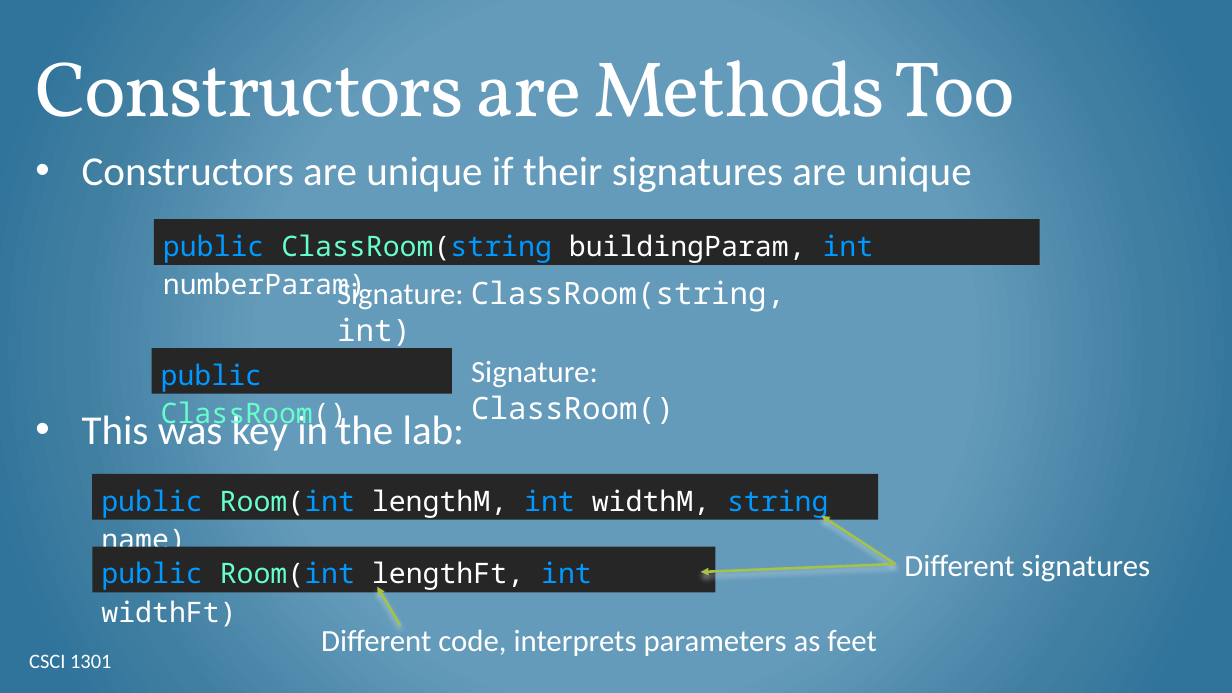
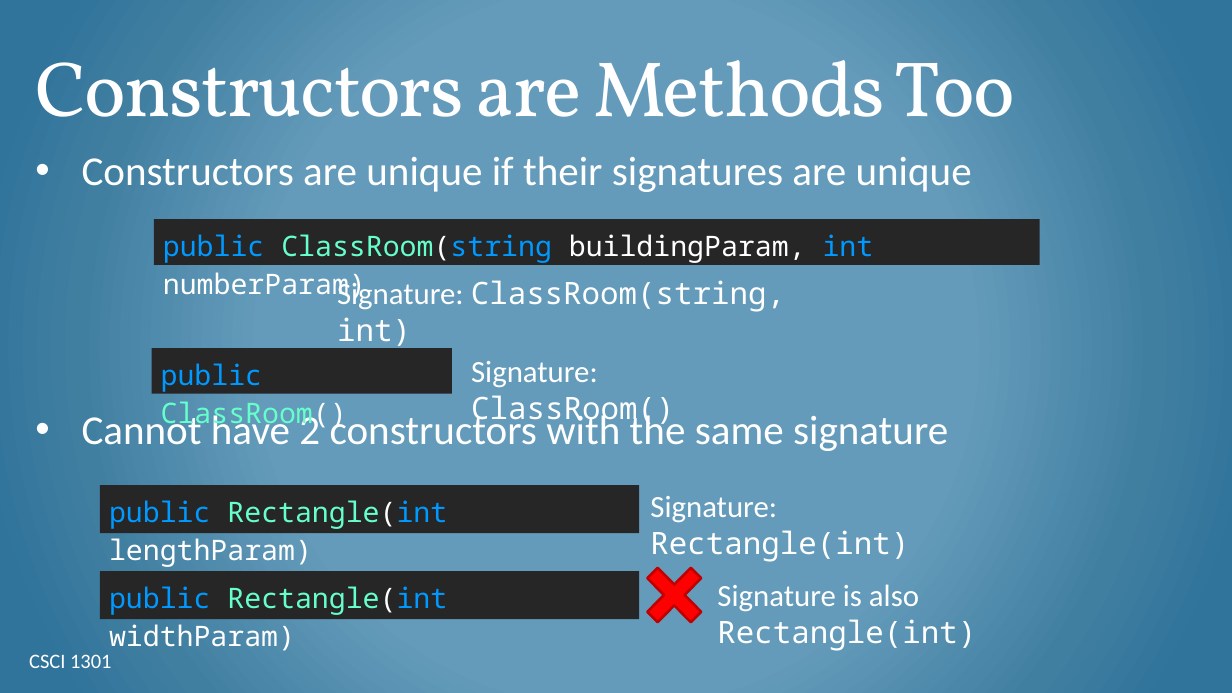
Before and after one commit to csci-1301/csci-1301.github.io, a slide deck: slide 13 of lectures/070_object_oriented_contd/Overloads-Properties.pptx (slide 11 before the commit). Drawn at 1232x693 pixels with LibreOffice and Linux fonts; fonts in the diff are those of the drawing; background and template pictures are left out. Boxes give left, top, right and bottom in pixels: in the first picture for what was removed or moved away, otherwise in the second. Text is boxed around its words. In the diff, an @@ line names an element or a change of style, - is before the commit and + after.

```diff
--- a/lectures/070_object_oriented_contd/Overloads-Properties.pptx
+++ b/lectures/070_object_oriented_contd/Overloads-Properties.pptx
@@ text at [82, 411, 948, 451]: text changed @@
-• This was key in the lab:
+• Cannot have 2 constructors with the same signature
@@ rectangle removed at [92, 474, 878, 519] @@
-public Room(int lengthM, int widthM, string name)
@@ rectangle added at [100, 485, 639, 533], fill #262626, 22 pt, text #FFFFFF @@
+public Rectangle(int lengthParam)
@@ text added at [650, 496, 909, 562], 24 pt, text #FFFFFF @@
+Signature: Rectangle(int)
@@ arrow removed from (896, 564) to (822, 516) @@
@@ cross added at [632, 553, 716, 638], fill #FF0000, outline #C00000 2 pt @@
@@ arrow removed from (896, 564) to (701, 572) @@
@@ text removed at [904, 554, 1150, 582] @@
-Different signatures
@@ rectangle "public Rectangle(int widthParam)": place and size @@
-rectangle "public Rectangle(int widthParam)" at [92, 547, 715, 592]
+rectangle "public Rectangle(int widthParam)" at [100, 571, 639, 619]
@@ text in rectangle at [109, 586, 447, 651]: text changed @@
-public Room(int lengthFt, int widthFt)
+public Rectangle(int widthParam)
@@ arrow removed from (400, 626) to (377, 587) @@
@@ text added at [717, 584, 976, 651], 24 pt, text #FFFFFF @@
+Signature is also Rectangle(int)
@@ text removed at [321, 625, 876, 656] @@
-Different code, interprets parameters as feet
```
Also in this commit, not shown: 5 other slides changed, 10 slides added, 1 slide removed, 1 other file.
